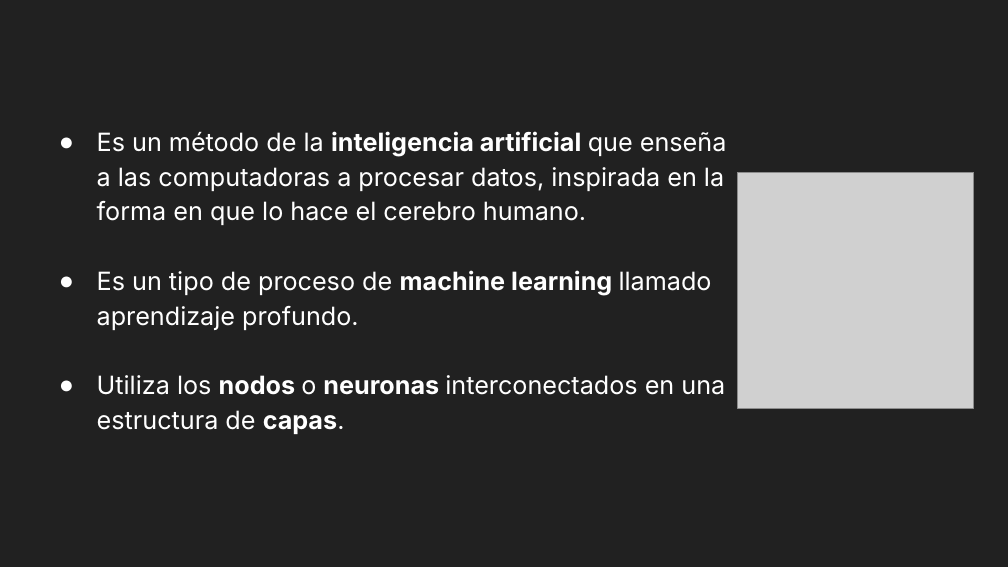
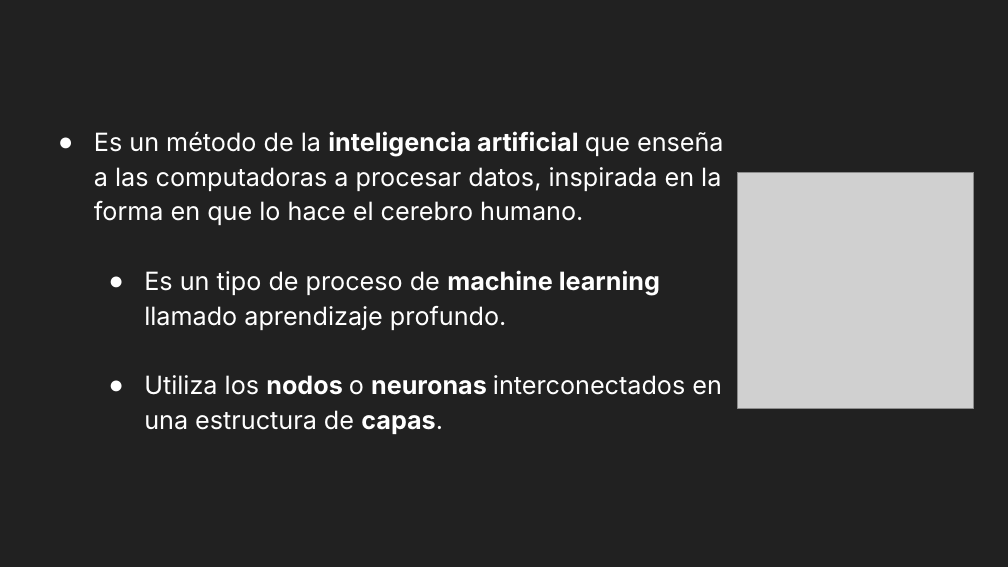
Before and after one commit to VataUTN/Deteccion_de_Figuras_Geometricas, a slide deck: slide 6 of Parcial MI.odp (slide 3 before the commit). Drawn at 1008x567 pixels with LibreOffice and Linux fonts; fonts in the diff are those of the drawing; grey boxes stand for pictures. Boxes give left, top, right and bottom in pixels: in the first picture for what was removed or moved away, otherwise in the second. Text is boxed around its words. In the diff, an @@ line names an element or a change of style, - is before the commit and + after.

```diff
--- a/Parcial MI.odp
+++ b/Parcial MI.odp
@@ text "Es un método de la ..." at [94, 131, 724, 434]: indent changed @@
```
Also in this commit, not shown: 2 other slides changed, 5 slides added, 2 slides removed.
